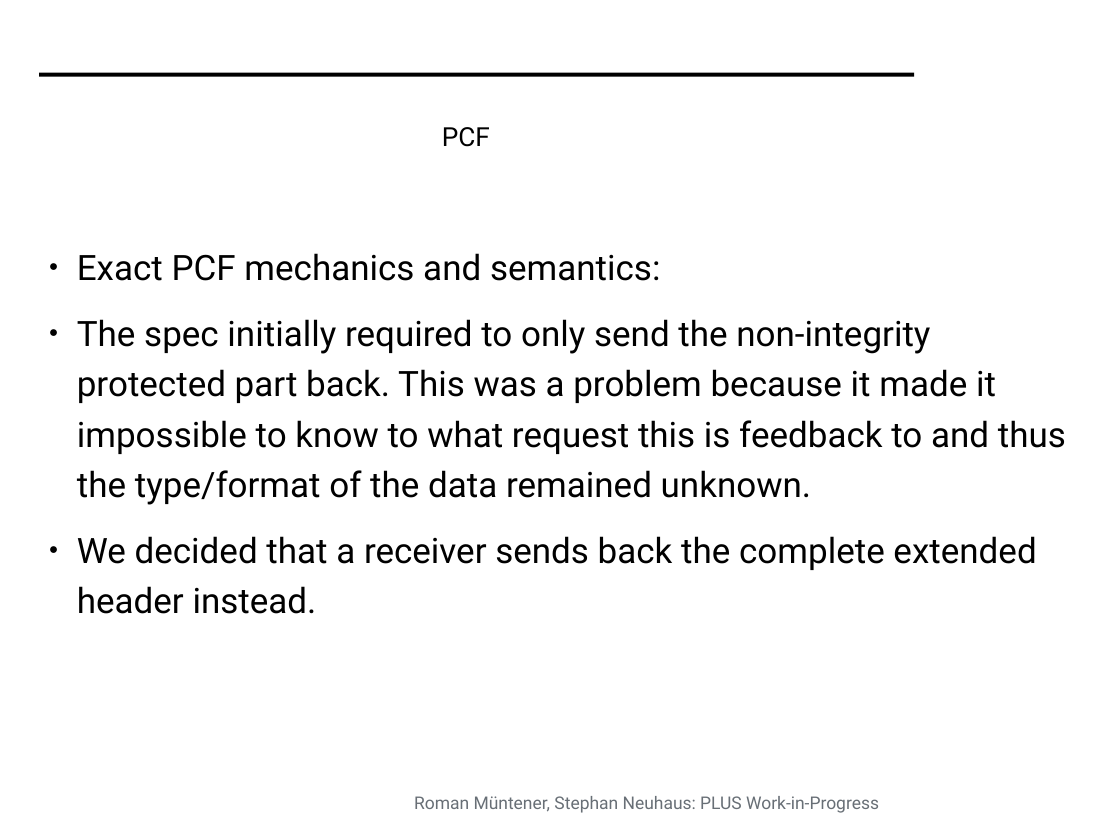
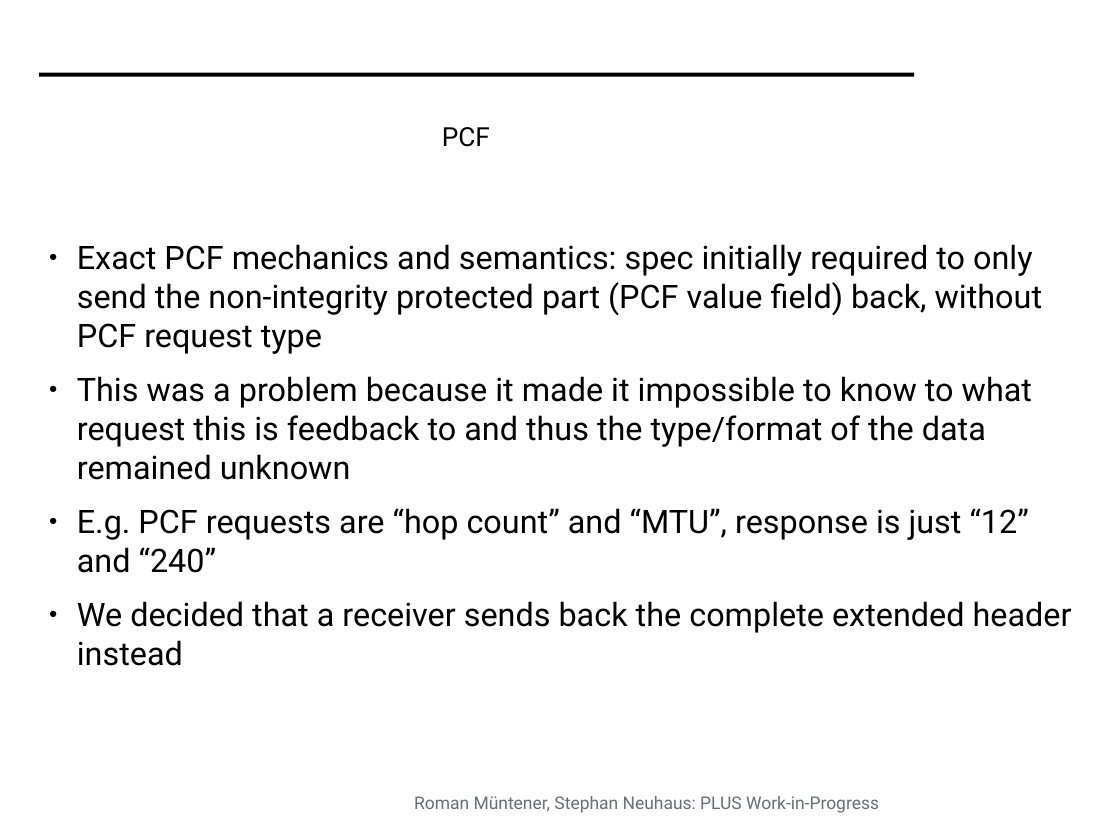
Before and after one commit to mami-project/roadshows, a slide deck: slide 21 of mami-oslo/PLUS_WIP.odp. Drawn at 1120x840 pixels with LibreOffice and Linux fonts; fonts in the diff are those of the drawing; background and template pictures are left out. Boxes give left, top, right and bottom in pixels: in the first picture for what was removed or moved away, otherwise in the second. Text is boxed around its words. In the diff, an @@ line names an element or a change of style, - is before the commit and + after.

```diff
--- a/mami-oslo/PLUS_WIP.odp
+++ b/mami-oslo/PLUS_WIP.odp
@@ text at [77, 244, 1072, 666]: text changed; size 32 to 29.6 pt @@
-● Exact PCF mechanics and semantics:
-● The spec initially required to only send the non-integrity protected part back. This was a problem because it made it impossible to know to what request this is feedback to and thus the type/format of the data remained unknown.
-● We decided that a receiver sends back the complete extended header instead.
+● Exact PCF mechanics and semantics: spec initially required to only send the non-integrity protected part (PCF value field) back, without PCF request type
+● This was a problem because it made it impossible to know to what request this is feedback to and thus the type/format of the data remained unknown
+● E.g. PCF requests are “hop count” and “MTU”, response is just “12” and “240”
+● We decided that a receiver sends back the complete extended header instead
```
Also in this commit, not shown: 9 other slides changed.
